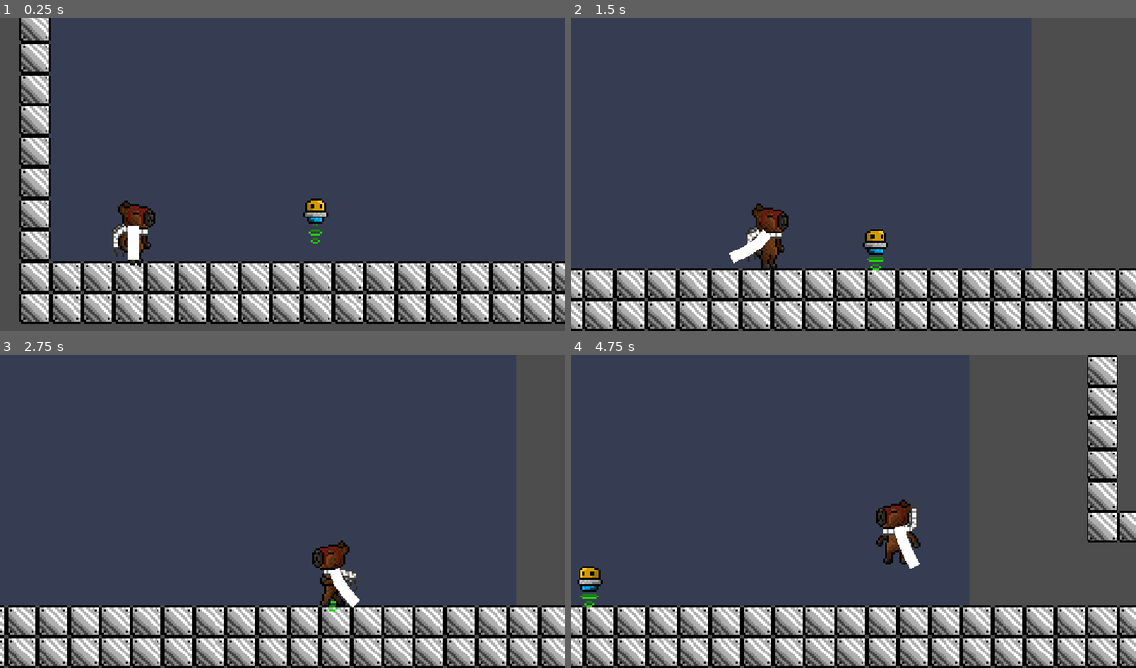
Above: before the commit, frames 1-4 (two rows, left to right).
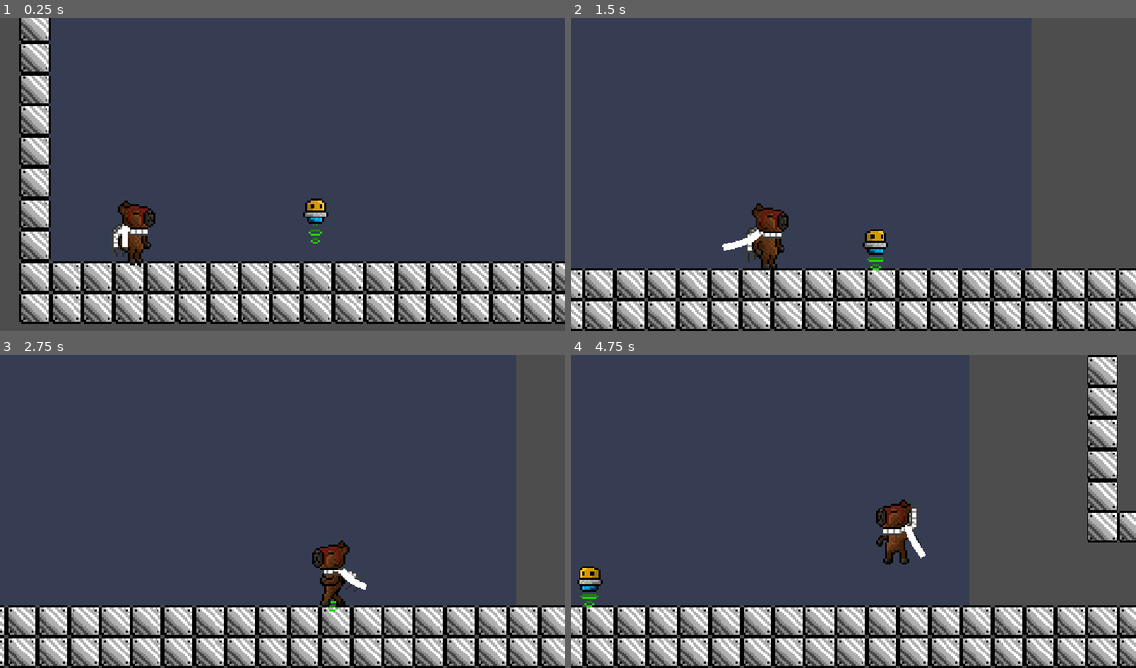
Above: after the commit, the same moments.

Repository: neanthertal-albino/projetos-GODOT-
Game: Godot game, scene res://scenes/node_2d.tscn
The game is run twice, just before and just after one commit, with the same random seed, the same clock (stepped at 60 frames per second) and the same inputs.
Inputs:
- Up to frame 1 (0.25 s): no input
- Up to frame 2 (1.5 s): hold S (ASS_POWER) 0.53-1.28 s; hold D (walk_right) from 0.53 s (still down); tap K (jump) at 0.77 s; tap L (PORRADA) at 1.35 s
- Up to frame 3 (2.75 s): tap K (jump) at 1.52 s; release D (walk_right) at 2.03 s; hold A (walk_left) from 2.03 s (still down); hold J (RUN) from 2.03 s (still down)
- Up to frame 4 (4.75 s): release A (walk_left) at 2.78 s; release J (RUN) at 2.78 s; hold D (walk_right) 2.78-4.28 s; tap W (plan) at 2.85 s; tap K (jump) at 3.02, 3.77, 4.52 s; hold S (ASS_POWER) 3.53-4.28 s; hold A (walk_left) from 4.28 s (still down); tap L (PORRADA) at 4.35 s

The runs differ from the first frame. In frame 1, 0.3% of the frame differs, in the area x 21-25%, y 66-78%; in frame 2, 0.3%; in frame 3, 0.3%; in frame 4, 0.4%, in the area x 57-63%, y 54-69%.

Commit message:
mais um pouco de física no cachecol

Diff:
--- a/capivara-0.0/scenes/cachecol_fisics.gd
+++ b/capivara-0.0/scenes/cachecol_fisics.gd
@@ -1,14 +1,15 @@
 extends Node2D
 
 @onready var line = $Line2D
+@onready var sprite = get_parent().get_node("AnimatedSprite2D")
 
 var points = []
 
-const SEGMENTS = 4
+const SEGMENTS = 6
 
 func _ready():
 
-	line.width = 5
+	line.width = 3
 
 	for i in range(SEGMENTS):
 		points.append(Vector2.ZERO)
@@ -16,7 +17,10 @@
 func _physics_process(_delta):
 
 	# começo do cachecol
-	points[0] = Vector2(0, -2)
+	if sprite.flip_h:
+		points[0] = Vector2(4, -2)
+	else:
+		points[0] = Vector2(-4, -2)
 
 	# física fake
 	for i in range(1, SEGMENTS):
@@ -30,7 +34,7 @@
 		# distância fixa
 		var dir = current - target
 
-		var max_distance = 5
+		var max_distance = 1
 
 		if dir.length() > max_distance:
 			dir = dir.normalized()
--- a/capivara-0.0/scenes/player.tscn
+++ b/capivara-0.0/scenes/player.tscn
@@ -244,5 +244,6 @@
 script = ExtResource("7_fjrip")
 
 [node name="Line2D" type="Line2D" parent="Node2D"]
+use_parent_material = true
 
 [connection signal="area_entered" from="hurtbox" to="." method="_player_buxa_levou_dano"]
